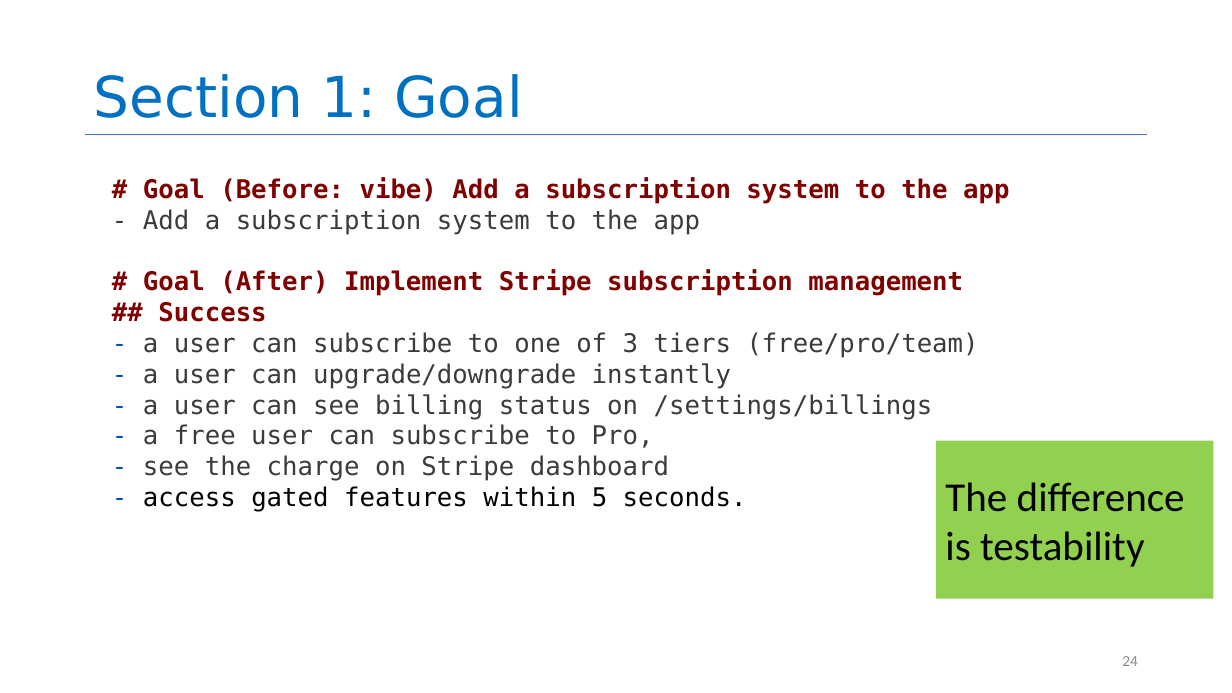
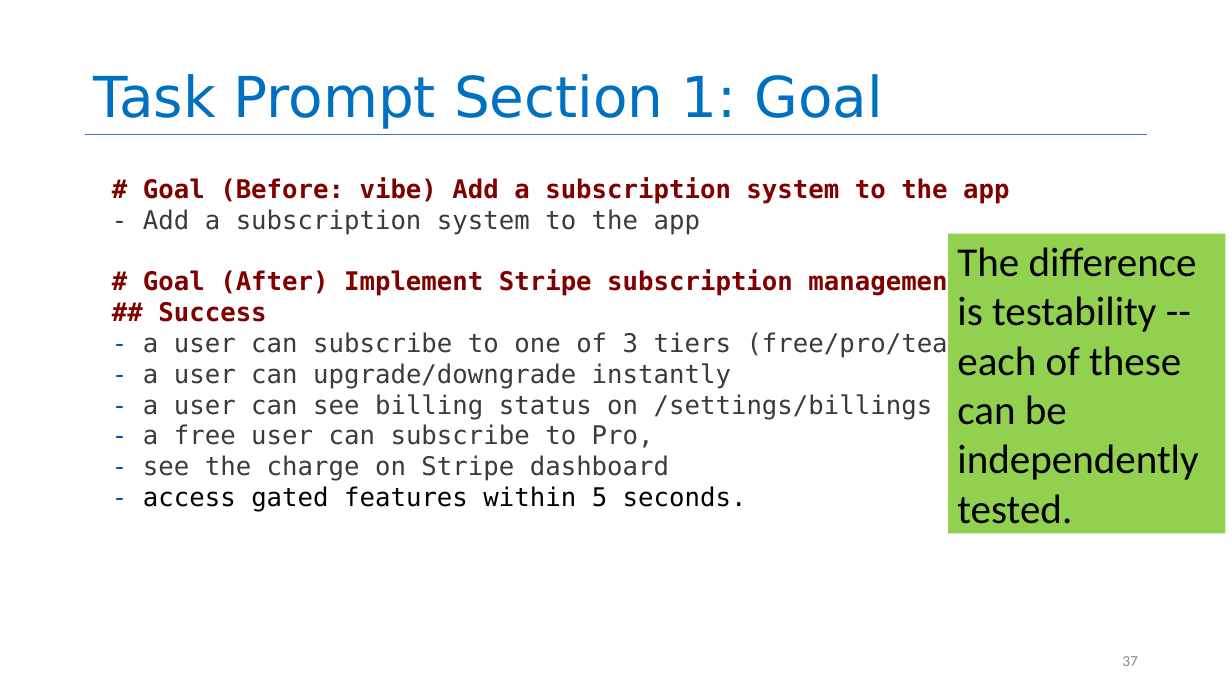
Before and after one commit to neu-se/CS4530-Spring-2026, a slide deck: slide 37 of Slides/Module 16 Using AI Agents.pptx (slide 24 before the commit). Drawn at 1232x693 pixels with LibreOffice and Linux fonts; fonts in the diff are those of the drawing. Boxes give left, top, right and bottom in pixels: in the first picture for what was removed or moved away, otherwise in the second. Text is boxed around its words. In the diff, an @@ line names an element or a change of style, - is before the commit and + after.

```diff
--- a/Slides/Module 16 Using AI Agents.pptx
+++ b/Slides/Module 16 Using AI Agents.pptx
@@ title at box(94, 74, 882, 129): text changed @@
-Section 1: Goal
+Task Prompt Section 1: Goal
@@ rectangle "The difference is testability -- ...": place and size @@
-rectangle "The difference is testability -- ..." at box(936, 441, 1214, 599)
+rectangle "The difference is testability -- ..." at box(948, 234, 1226, 534)
@@ text in rectangle at box(957, 247, 1198, 524): text changed @@
-The difference is testability
+The difference is testability -- each of these can be independently tested.
@@ page number at box(1122, 656, 1138, 666): text changed @@
-24
+37
```
Also in this commit, not shown: 18 other slides changed, 10 slides added, 2 slides removed, 1 other file.
